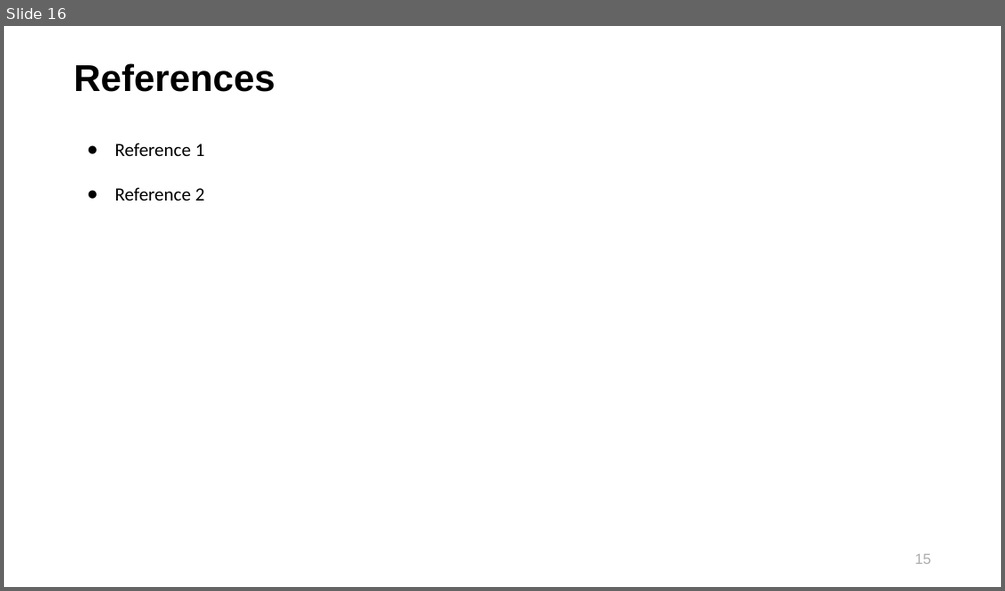
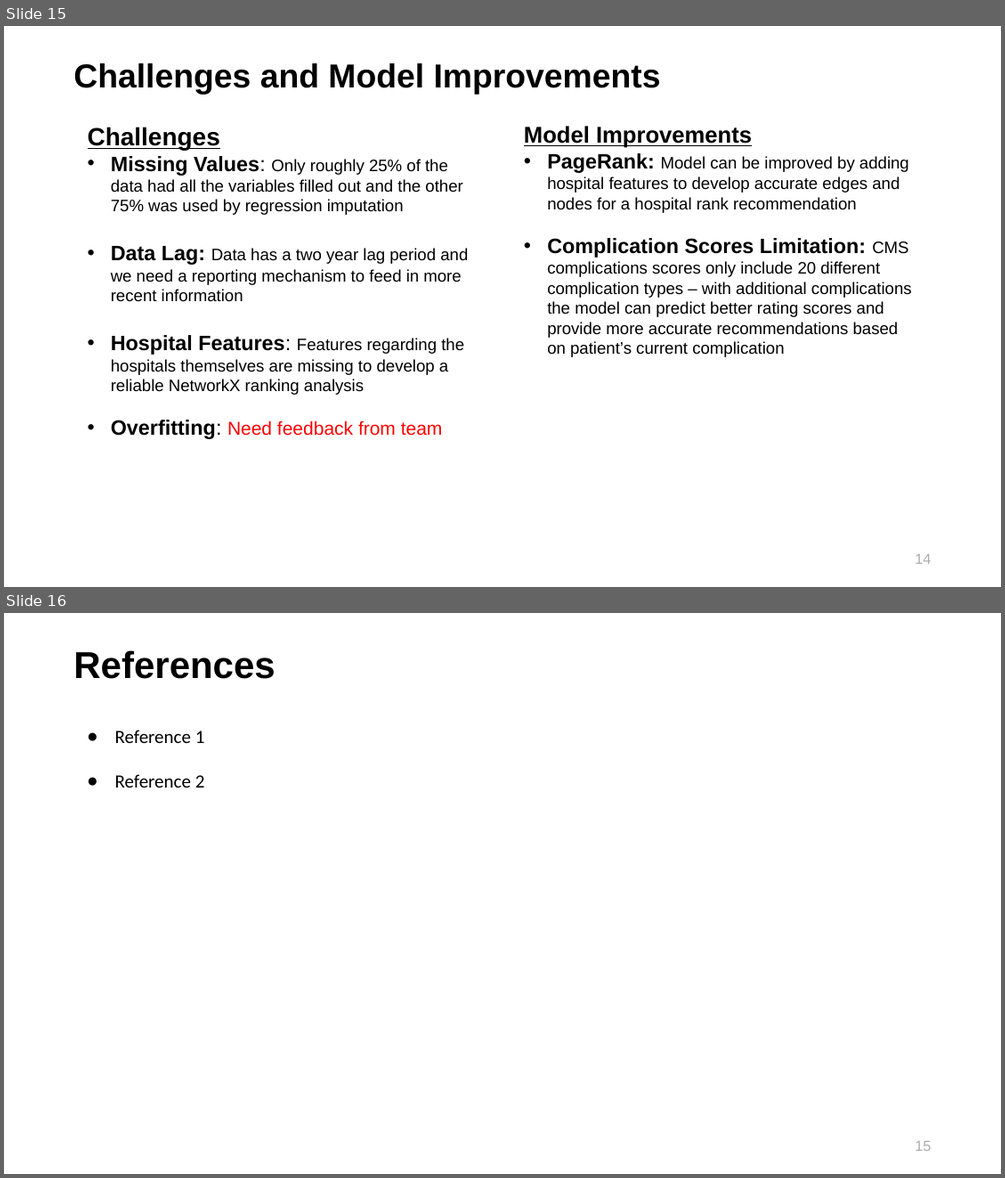
Before and after one commit to maringow/DataMiningGroupProject, a slide deck: Data Mining_Final Project_Hospital Ranking.pptx. Shown one above the other, each under a label of ours: slide 16 before the commit, slides 15 and 16 after it. The pictures are 1005x591 and 1005x1178 pixels, drawn with LibreOffice and Linux fonts; fonts in the diff are those of the drawing; background and template pictures are left out. Boxes give left, top, right and bottom in pixels: in the first picture for what was removed or moved away, otherwise in the second. Text is boxed around its words. In the diff, an @@ line names an element or a change of style, - is before the commit and + after.

```diff
--- a/Data Mining_Final Project_Hospital Ranking.pptx
+++ b/Data Mining_Final Project_Hospital Ranking.pptx
@@ slide 15 added at [4, 26, 1001, 587], background picture (left out) @@
@@ title added at [73, 63, 661, 95], 32 pt, text #000000, bold @@
+Challenges and Model Improvements
@@ text added at [88, 127, 468, 439], 16 pt, text #000000 @@
+Challenges
+• Missing Values: Only roughly 25% of the data had all the variables filled out and the other 75% was used by regression imputation
+• Data Lag: Data has a two year lag period and we need a reporting mechanism to feed in more recent information
+• Hospital Features: Features regarding the hospitals themselves are missing to develop a reliable NetworkX ranking analysis
+• Overfitting: Need feedback from team
@@ text added at [524, 126, 912, 357], 16 pt, text #000000 @@
+Model Improvements
+• PageRank: Model can be improved by adding hospital features to develop accurate edges and nodes for a hospital rank recommendation
+• Complication Scores Limitation: CMS complications scores only include 20 different complication types – with additional complications the model can predict better rating scores and provide more accurate recommendations based on patient’s current complication
@@ page number added at [914, 554, 930, 564], 14 pt, text #AEABAB @@
+14
```
Also in this commit, not shown: 1 other slide added, 2 slides removed.
